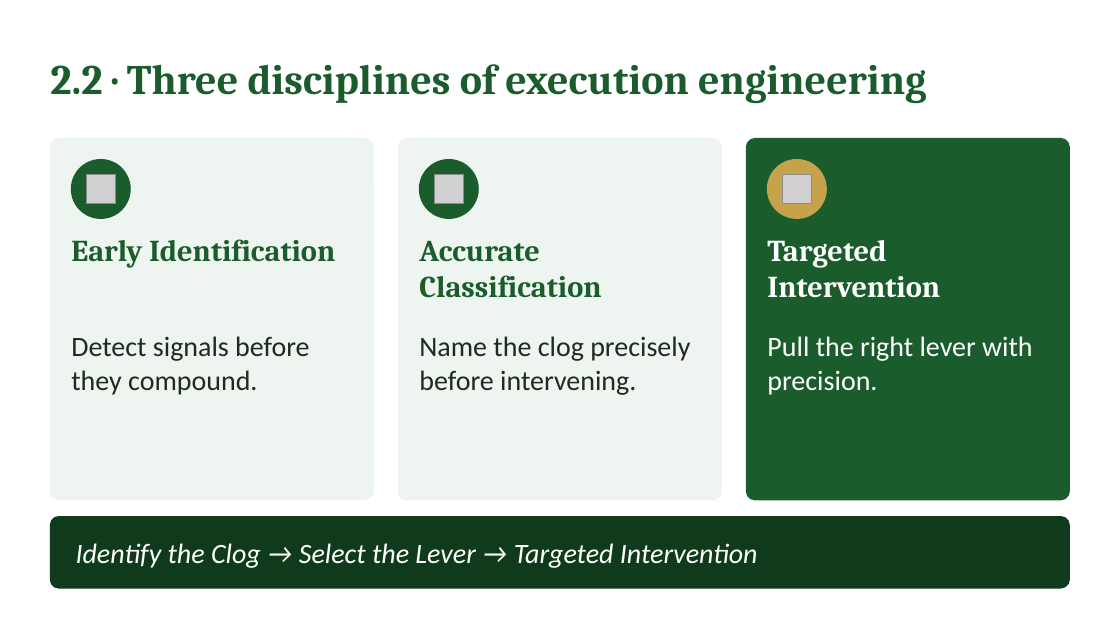
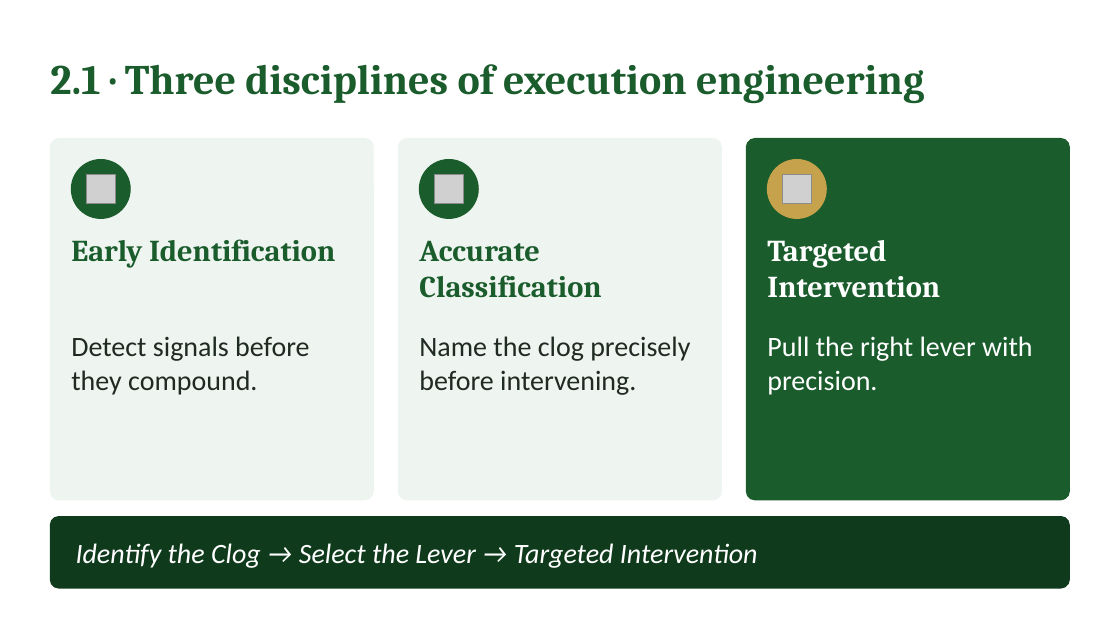
Before and after one commit to IBSL26/ibsl-platform, a slide deck: slide 12 of Unit decks/Unit 09 - Strategic Unclogging.pptx (slide 11 before the commit). Drawn at 1120x630 pixels with LibreOffice and Linux fonts; fonts in the diff are those of the drawing; grey boxes stand for pictures. Boxes give left, top, right and bottom in pixels: in the first picture for what was removed or moved away, otherwise in the second. Text is boxed around its words. In the diff, an @@ line names an element or a change of style, - is before the commit and + after.

```diff
--- a/Unit decks/Unit 09 - Strategic Unclogging.pptx
+++ b/Unit decks/Unit 09 - Strategic Unclogging.pptx
@@ text at [50, 64, 924, 104]: text changed @@
-2.2 · Three disciplines of execution engineering
+2.1 · Three disciplines of execution engineering
```
Also in this commit, not shown: 14 other slides changed, 1 slide added, 12 other files.
